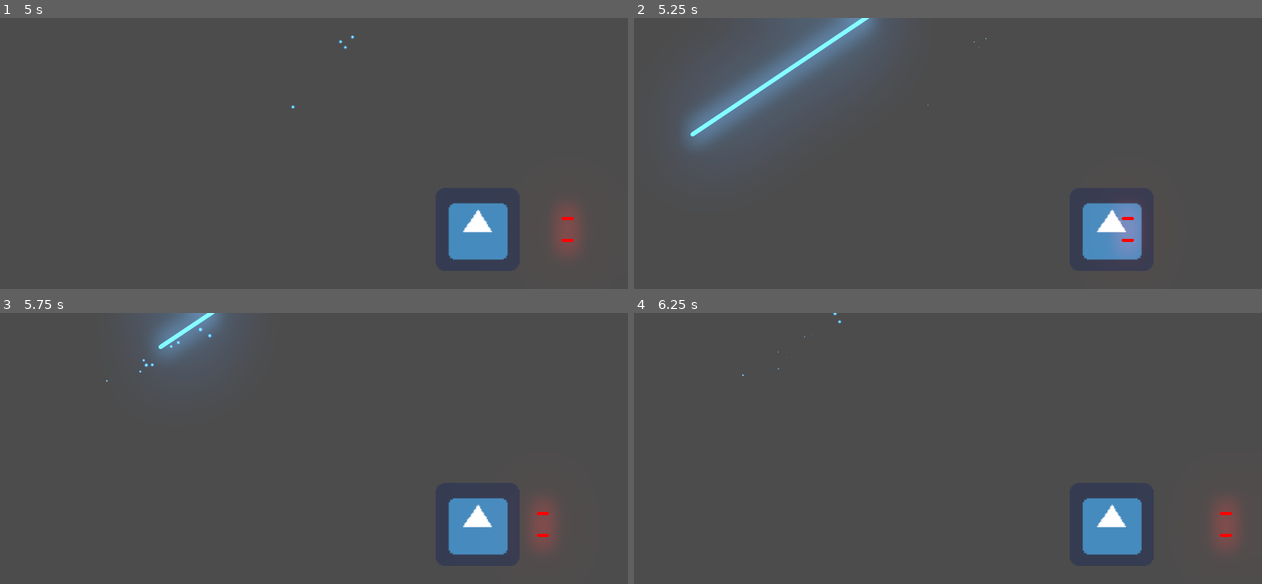
Above: before the commit, frames 1-4 (two rows, left to right).
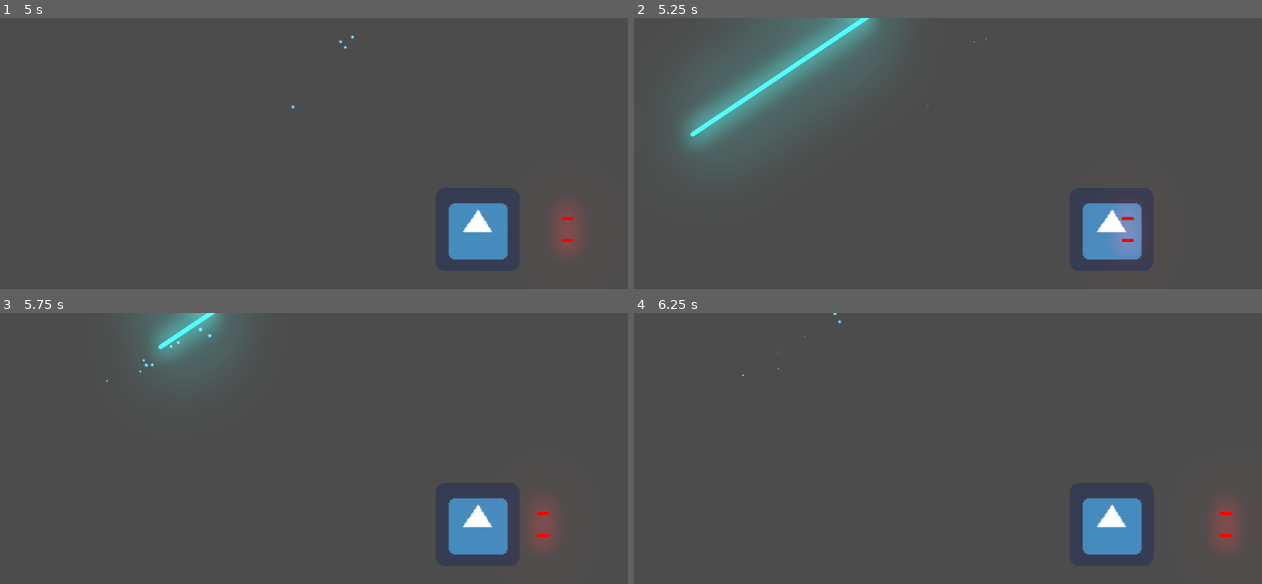
Above: after the commit, the same moments.

Repository: Matias-Barboza/Meteoritos_PixelLab_Nivel3
Game: Godot game, scene res://Juego/Niveles/NivelTest.tscn
The game is run twice, just before and just after one commit, with the same random seed, the same clock (stepped at 60 frames per second) and the same inputs. The project has no main scene, so this scene is started directly. The engine's default icon, where the game draws it, is replaced by a stand-in: a white triangle on a blue panel in a dark square.
Inputs (mouse positions are in pixels of both pictures, inside the frame that each line leads up to):
- Up to frame 1 (5 s): move the mouse to (452, 177) at 0.52 s; hold W (mover_adelante) 0.53-1.28 s; hold Right mouse button (disparo_laser) 0.53-1.28 s; move the mouse to (188, 213) at 1.27 s; hold S (mover_atras) 1.28-2.03 s; right-click (188, 213) at 1.35 s; move the mouse to (376, 115) at 2.02 s; press the mouse at (376, 115) at 2.03 s; hold W (mover_adelante) 2.03-3.53 s; right-click (376, 115) at 2.3 s; move the mouse to (282, 264) at 2.77 s; release the mouse at (282, 264) at 2.78 s; tap D (rotar_antihorario) at 2.85 s; right-click (282, 264) at 3.05 s; move the mouse to (502, 248) at 3.52 s; hold A (rotar_horario) 3.53-4.28 s; hold S (mover_atras) from 3.53 s (still down); right-click (502, 248) at 3.8 s; move the mouse to (125, 142) at 4.27 s; right-click (125, 142) at 4.35 s
- Up to frame 2 (5.25 s): keep holding S (mover_atras); move the mouse to (979, 194) at 5.02 s; hold Right mouse button (disparo_laser) from 5.03 s (still down)
- Up to frame 3 (5.75 s): keep holding S (mover_atras); keep holding Right mouse button (disparo_laser)
- Up to frame 4 (6.25 s): move the mouse to (853, 402) at 5.77 s; release S (mover_atras) at 5.78 s; release Right mouse button (disparo_laser) at 5.78 s; hold W (mover_adelante) from 5.78 s (still down); click (853, 402) at 5.85 s; right-click (853, 402) at 6.05 s

Frame 1 is identical in both runs. In frame 2, 2.9% of the frame differs, in the area x 9-39%, y 0-46%; in frame 3, 0.8%; in frame 4, nothing differs.

Commit message:
Ajustes de optimización

Diff:
--- a/Juego/Naves/Enemigos/EnemigoDummy.gd
+++ b/Juego/Naves/Enemigos/EnemigoDummy.gd
@@ -5,7 +5,7 @@
 export var hitpoints : float = 10
 
 
-func _process(delta: float) -> void:
+func _process(_delta: float) -> void:
 
 	$Canion.set_esta_disparando(true)
 
--- a/Juego/Naves/Player/Player.gd
+++ b/Juego/Naves/Player/Player.gd
@@ -38,13 +38,13 @@
 	controlador_estados(estado_actual)
 
 
-func _integrate_forces(state: Physics2DDirectBodyState) -> void:
+func _integrate_forces(_state: Physics2DDirectBodyState) -> void:
 
 	apply_central_impulse(empuje.rotated(rotation))
 	apply_torque_impulse(dir_rotacion * potencia_rotacion)
 
 
-func _process(delta: float) -> void:
+func _process(_delta: float) -> void:
 
 	if not esta_input_activo():
 		return
--- a/Juego/Niveles/Nivel.gd
+++ b/Juego/Niveles/Nivel.gd
@@ -35,7 +35,7 @@
 
 func _on_nave_destruida(posicion : Vector2 , cantidad_explosiones) -> void:
 
-	for i in range(cantidad_explosiones):
+	for _i in range(cantidad_explosiones):
 		var new_explosion = explosion.instance()
 		new_explosion.global_position = posicion
 		add_child(new_explosion)
--- a/Juego/Proyectiles/Canion.gd
+++ b/Juego/Proyectiles/Canion.gd
@@ -21,7 +21,7 @@
 	timer_enfriamiento.wait_time = cadencia_disparo
 
 
-func _process(delta: float) -> void:
+func _process(_delta: float) -> void:
 	if esta_disparando and esta_enfriado:
 		disparar()
 
--- a/Juego/Proyectiles/Láser/LaserBeam2D.gd
+++ b/Juego/Proyectiles/Láser/LaserBeam2D.gd
@@ -23,6 +23,7 @@
 onready var collision_particles := $CollisionParticles2D
 onready var beam_particles := $BeamParticles2D
 onready var sfx_laser : AudioStreamPlayer2D = $SFXLaser
+onready var sfx_laser_quemando : AudioStreamPlayer2D = $SFXLaserQuemando
 
 onready var line_width: float = fill.width
 
@@ -42,12 +43,14 @@
 
 	if is_casting:
 		sfx_laser.play()
+		sfx_laser_quemando.play()
 		cast_to = Vector2.ZERO
 		fill.points[1] = cast_to
 		appear()
 	else:
 		# Reset the laser endpoint
 		sfx_laser.stop()
+		sfx_laser_quemando.stop()
 		fill.points[1] = Vector2.ZERO
 
 		collision_particles.emitting = false
--- a/Juego/Proyectiles/Láser/LaserBeam2D.tscn
+++ b/Juego/Proyectiles/Láser/LaserBeam2D.tscn
@@ -1,8 +1,9 @@
-[gd_scene load_steps=13 format=2]
+[gd_scene load_steps=14 format=2]
 
 [ext_resource path="res://Juego/Proyectiles/Láser/LaserBeam2D.gd" type="Script" id=1]
 [ext_resource path="res://Juego/Proyectiles/Láser/glowing_circle.png" type="Texture" id=2]
 [ext_resource path="res://Juego/Proyectiles/Láser/disparo_laser.ogg" type="AudioStream" id=3]
+[ext_resource path="res://Juego/Proyectiles/Láser/laser_quemando.ogg" type="AudioStream" id=4]
 
 [sub_resource type="Gradient" id=1]
 offsets = PoolRealArray( 0.582915, 1 )
@@ -69,7 +70,7 @@
 [node name="FillLine2D" type="Line2D" parent="."]
 modulate = Color( 1.5, 1.5, 1.5, 1 )
 points = PoolVector2Array( 0, 0, 100, 0 )
-default_color = Color( 0.301961, 0.65098, 1, 1 )
+default_color = Color( 0.192157, 1, 0.960784, 1 )
 texture_mode = 2
 joint_mode = 2
 begin_cap_mode = 2
@@ -115,3 +116,6 @@
 [node name="SFXLaser" type="AudioStreamPlayer2D" parent="."]
 stream = ExtResource( 3 )
 bus = "SFX"
+
+[node name="SFXLaserQuemando" type="AudioStreamPlayer2D" parent="."]
+stream = ExtResource( 4 )
Not shown, added: Juego/Proyectiles/Láser/laser_quemando.ogg.import
Not shown, added: Juego/Proyectiles/Láser/laser_quemando.ogg
